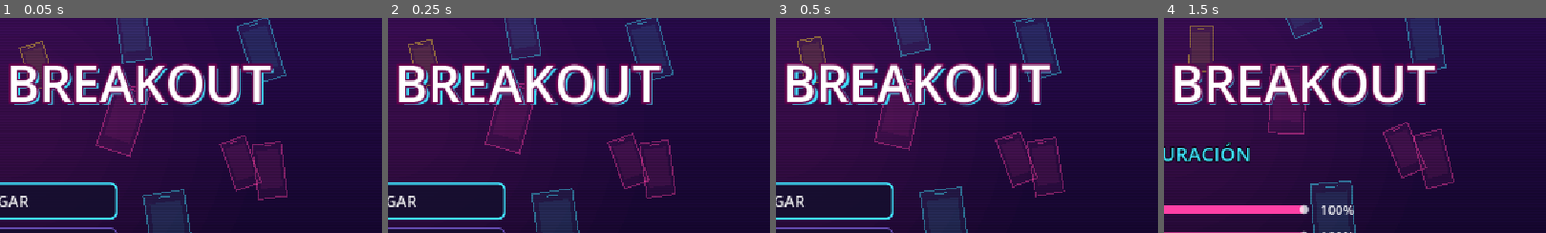
Above: before the commit, frames 1-4 (left to right).
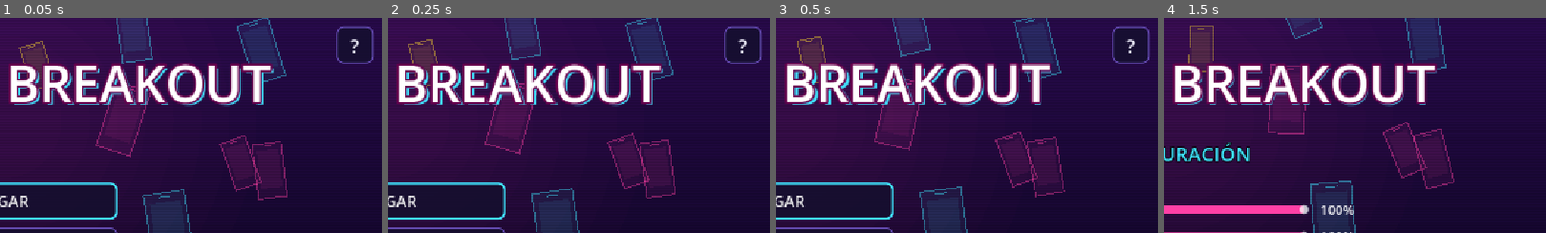
Above: after the commit, the same moments.

Repository: Moon-collab1/Brainrot-Breakout
Game: Godot game, scene res://menu/menu.tscn
The game is run twice, just before and just after one commit, with the same random seed, the same clock (stepped at 60 frames per second) and the same inputs. The engine's default icon, where the game draws it, is replaced by a stand-in: a white triangle on a blue panel in a dark square. Video files are missing from this copy of the repository; at most half a second of black plays in their place.
Inputs:
- Up to frame 1 (0.05 s): no input
- Up to frame 2 (0.25 s): no input
- Up to frame 3 (0.5 s): no input
- Up to frame 4 (1.5 s): click "CONFIGURACIÓN" at 0.5 s; click "Normal (sin filtro)" at 1.25 s
The pictures show only the part of the screen within x 49-99%, y 1-51%; the shares and areas given below are measured in that part.

The runs differ from the first frame. In frame 1, 0.4% of the frame differs, in the area x 88-98%, y 3-22%; in frame 2, 0.4%; in frame 3, 0.4%; in frame 4, nothing differs.

Commit message:
solucion de boton de ayuda

Diff:
--- a/Brainrot-Breakout/autoload/pausa.gd
+++ b/Brainrot-Breakout/autoload/pausa.gd
@@ -62,17 +62,21 @@
 
 func _process(_delta):
 	# el botón "II" solo aparece dentro de una zona y con la pausa cerrada
-	boton_pausa.visible = en_zona() and not abierta
+	boton_pausa.visible = en_zona() and not abierta and not en_victoria()
 	if abierta and not en_zona():
 		cerrar()   # por seguridad, si la escena cambió con la pausa abierta
 
 func _unhandled_input(event):
-	if event.is_action_pressed("ui_cancel") and en_zona():
+	if event.is_action_pressed("ui_cancel") and en_zona() and not en_victoria():
 		if abierta:
 			cerrar()
 		else:
 			abrir()
 		get_viewport().set_input_as_handled()
+
+# La pantalla de victoria (victoria.gd) ya congela el juego: ahí no se abre la pausa
+func en_victoria():
+	return not get_tree().get_nodes_in_group("victoria").is_empty()
 
 # Una zona es cualquier escena con Jugador y HUD (el menú principal no los tiene)
 func en_zona():
--- a/Brainrot-Breakout/menu/menu.gd
+++ b/Brainrot-Breakout/menu/menu.gd
@@ -2,7 +2,7 @@
 
 # Menú principal (escena de inicio, ver project.godot). La interfaz se arma por código para que
 # sea fácil de cambiar. Cada "pantalla" es un VBoxContainer; ir_a(nombre) muestra una y oculta
-# las demás. Pantallas: principal, arcade (elegir zona), ajustes y ranking (leaderboard).
+# las demás. Pantallas: principal, arcade (elegir zona), ajustes, ranking (leaderboard) y ayuda.
 #   JUGAR   -> empieza en la Zona 1 y sigue sola hasta la 6 (modo_arcade = false)
 #   ARCADE  -> juega UNA zona y al terminar vuelve aquí (modo_arcade = true)
 const NOMBRE_JUEGO = "BRAINROT BREAKOUT"
@@ -27,6 +27,7 @@
 var eco
 var t = 0.0
 var cont_ranking   # aquí se dibujan las filas del ranking
+var b_ayuda        # el botón "?" de la esquina
 
 func _ready():
 	MusicaGlobal.reproducir_menu()
@@ -47,8 +48,10 @@
 	pantallas["arcade"] = crear_arcade()
 	pantallas["ajustes"] = crear_ajustes()
 	pantallas["ranking"] = crear_ranking()
+	pantallas["ayuda"] = crear_ayuda()
 	for p in pantallas.values():
 		centro.add_child(p)
+	crear_boton_ayuda()
 	ir_a("principal")
 
 func _process(delta):
@@ -65,6 +68,8 @@
 
 func ir_a(nombre):
 	actual = nombre
+	if b_ayuda != null:
+		b_ayuda.visible = (nombre == "principal")   # el "?" solo se ve en el menú principal
 	for k in pantallas:
 		pantallas[k].visible = (k == nombre)
 	if foco.has(nombre):
@@ -231,6 +236,90 @@
 		l.add_theme_font_size_override("font_size", 16)
 		l.add_theme_color_override("font_color", color)
 		fila.add_child(l)
+	return fila
+
+func crear_boton_ayuda():
+	b_ayuda = Button.new()
+	b_ayuda.text = "?"
+	b_ayuda.tooltip_text = "Ayuda"
+	b_ayuda.custom_minimum_size = Vector2(56, 56)
+	b_ayuda.add_theme_font_size_override("font_size", 30)
+	aplicar_estilo(b_ayuda)
+	b_ayuda.pressed.connect(func(): ir_a("ayuda"))
+	add_child(b_ayuda)
+	b_ayuda.set_anchors_and_offsets_preset(Control.PRESET_TOP_RIGHT)   # pegado a la esquina superior derecha
+	b_ayuda.offset_left = -76.0
+	b_ayuda.offset_right = -20.0
+	b_ayuda.offset_top = 20.0
+	b_ayuda.offset_bottom = 76.0
+
+func crear_ayuda():
+	var v = VBoxContainer.new()
+	v.add_theme_constant_override("separation", 10)
+	v.add_child(crear_subtitulo("AYUDA · CÓMO JUGAR"))
+	var scroll = ScrollContainer.new()
+	scroll.custom_minimum_size = Vector2(640, 290)
+	scroll.horizontal_scroll_mode = ScrollContainer.SCROLL_MODE_DISABLED
+	v.add_child(scroll)
+	var c = VBoxContainer.new()
+	c.add_theme_constant_override("separation", 6)
+	c.custom_minimum_size = Vector2(610, 0)
+	scroll.add_child(c)
+
+	c.add_child(crear_seccion("Objetivo"))
+	c.add_child(crear_parrafo("Estás rodeado de zombis del scroll. Libéralos con tu cachetada de realidad y derrota al jefe de cada zona, sin perder la cabeza con el celular."))
+
+	c.add_child(crear_seccion("Controles · teclado"))
+	c.add_child(crear_fila_control("Flechas", "Moverte"))
+	c.add_child(crear_fila_control("X", "Cachetada: golpea hacia donde miras"))
+	c.add_child(crear_fila_control("Enter / Espacio", "Abrir o cerrar el celular"))
+	c.add_child(crear_fila_control("Esc", "Pausa"))
+
+	c.add_child(crear_seccion("Controles · celular o tablet"))
+	c.add_child(crear_fila_control("Joystick", "Moverte (lado izquierdo)"))
+	c.add_child(crear_fila_control("CACHETADA", "Golpear hacia donde miras"))
+	c.add_child(crear_fila_control("CELULAR", "Abrir o cerrar el celular"))
+	c.add_child(crear_fila_control("Botón II", "Pausa"))
+
+	c.add_child(crear_seccion("El celular"))
+	c.add_child(crear_parrafo("Con el celular abierto recuperas vida, pero la barra de dopamina sube más rápido, te mueves más lento y la pantalla se ve borrosa alrededor de ti. Con el celular cerrado, la dopamina baja poco a poco."))
+
+	c.add_child(crear_seccion("Cómo se pierde"))
+	c.add_child(crear_parrafo("Si la dopamina llega al máximo o tu vida llega a cero, pierdes y reinicias la zona. La clave es abrir el celular solo cuando lo necesitas y cerrarlo a tiempo."))
+
+	c.add_child(crear_seccion("Jefes"))
+	c.add_child(crear_parrafo("Cada 5 oleadas aparece un jefe. Cada uno tiene su propio punto débil: observa sus ataques y busca cómo golpearlo."))
+
+	c.add_child(crear_seccion("Ranking"))
+	c.add_child(crear_parrafo("Al vencer al jefe final escribes tu nombre. El ranking ordena por zombis liberados y, si hay empate, gana quien tardó menos."))
+
+	c.add_child(crear_seccion("Accesibilidad y ajustes"))
+	c.add_child(crear_parrafo("En Ajustes puedes cambiar el volumen, elegir un filtro de color para daltonismo y decidir si el celular muestra videos cortos."))
+
+	var volver = crear_boton("VOLVER", func(): ir_a("principal"), Vector2(250, 50))
+	volver.size_flags_horizontal = Control.SIZE_SHRINK_CENTER
+	v.add_child(volver)
+	foco["ayuda"] = volver
+	return v
+
+func crear_parrafo(texto):
+	var l = Label.new()
+	l.text = texto
+	l.custom_minimum_size = Vector2(600, 0)
+	l.autowrap_mode = TextServer.AUTOWRAP_WORD_SMART
+	l.add_theme_font_size_override("font_size", 18)
+	return l
+
+func crear_fila_control(tecla, desc):
+	var fila = HBoxContainer.new()
+	fila.add_theme_constant_override("separation", 12)
+	var k = crear_etiqueta(tecla, 190)
+	k.add_theme_color_override("font_color", COLOR_ACENTO2)
+	fila.add_child(k)
+	var d = crear_etiqueta(desc, 400)
+	d.autowrap_mode = TextServer.AUTOWRAP_WORD_SMART
+	d.size_flags_horizontal = Control.SIZE_EXPAND_FILL
+	fila.add_child(d)
 	return fila
 
 func crear_fila_volumen(texto, bus):
--- a/Brainrot-Breakout/zona_6/jefe/ataques/victoria.gd
+++ b/Brainrot-Breakout/zona_6/jefe/ataques/victoria.gd
@@ -4,32 +4,42 @@
 # Es un nodo aparte porque el jefe se libera justo después de morir.
 #   1. Congela las oleadas, detiene al jugador (y con él el cronómetro) y guarda el récord.
 #   2. Muestra «¡GANASTE!» en el Banner del HUD y un mensaje propio.
-#   3. Modo JUGAR: pide un nombre y guarda el puntaje en el Leaderboard (libres + tiempo).
+#   3. Modo JUGAR: tras SEG_BANNER segundos congela el juego y abre una pantalla a pantalla
+#      completa con tus datos (libres + tiempo), un campo para el nombre y los botones
+#      GUARDAR (al Leaderboard) y SALTAR (sin guardar).
 #      Modo ARCADE: no hay ranking (solo se jugó una zona); vuelve solo al menú tras 6 s.
 # Siempre termina volviendo al menú principal.
 const SEG_ESPERA = 6.0   # solo en ARCADE: segundos antes de volver al menú
+const SEG_BANNER = 2.0   # solo en JUGAR: cuánto se ve «¡GANASTE!» antes de pedir el nombre
 
-var campo_nombre: LineEdit
+var campo: LineEdit
 var jug
+var libres = 0
+var tiempo = 0.0
+var listo = false   # evita guardar dos veces (botón + Enter)
 
 func _ready():
+	add_to_group("victoria")   # pausa.gd lo usa para no abrir la pausa encima de esta pantalla
 	var zona = get_parent()
 	jug = zona.get_node("Jugador")
 	zona.en_transicion = true   # oleadas.gd deja de lanzar oleadas
 	jug.set_physics_process(false)   # detiene al jugador y el cronómetro de la partida
 	jug.reg.guardar(jug.libres)
+	libres = jug.libres
+	tiempo = Registro.tiempo
 	# El Banner del HUD mide 282x86 (fuente 28): solo cabe "¡GANASTE!". El mensaje largo va en
 	# un Label propio de esta escena (no se toca el HUD) y se borra solo al cambiar de escena.
 	zona.get_node("HUD").mostrar_banner(true, "¡GANASTE!")
 	mostrar_mensaje("Usaste el celular con cuidado")
+	var t = Timer.new()
+	t.one_shot = true
+	add_child(t)
 	if Registro.modo_arcade:
-		var t = Timer.new()
-		t.one_shot = true
-		add_child(t)
-		t.timeout.connect(_reiniciar)
+		t.timeout.connect(salir)
 		t.start(SEG_ESPERA)
 	else:
-		pedir_nombre()
+		t.timeout.connect(pedir_nombre)
+		t.start(SEG_BANNER)
 
 func mostrar_mensaje(texto):
 	var capa = CanvasLayer.new()   # capa propia: no depende del HUD ni del zoom de la cámara
@@ -48,39 +58,64 @@
 	l.offset_top = 104.0
 	l.offset_bottom = 134.0
 
-# Campo de texto + botón para guardar el nombre en el ranking (Enter también guarda)
+# Pantalla completa para guardar el puntaje: datos de la partida, nombre, GUARDAR y SALTAR
 func pedir_nombre():
+	get_tree().paused = true   # se congela el juego mientras se escribe
 	var capa = CanvasLayer.new()
+	capa.layer = 110   # sobre la pausa (100)
+	capa.process_mode = Node.PROCESS_MODE_ALWAYS
 	add_child(capa)
-	var caja = VBoxContainer.new()
-	caja.add_theme_constant_override("separation", 10)
-	capa.add_child(caja)
-	caja.set_anchors_and_offsets_preset(Control.PRESET_CENTER)
-	caja.offset_left = -170.0
-	caja.offset_right = 170.0
-	caja.offset_top = -10.0
-	caja.offset_bottom = 90.0
+	var fondo = ColorRect.new()
+	fondo.color = Color(0.02, 0.01, 0.08, 0.85)
+	capa.add_child(fondo)
+	fondo.set_anchors_and_offsets_preset(Control.PRESET_FULL_RECT)
+	var centro = CenterContainer.new()
+	capa.add_child(centro)
+	centro.set_anchors_and_offsets_preset(Control.PRESET_FULL_RECT)
+	var v = VBoxContainer.new()
+	v.add_theme_constant_override("separation", 14)
+	centro.add_child(v)
+	v.add_child(crear_label("¡GANASTE!", 56))
+	v.add_child(crear_label("Liberados: %d   Tiempo: %s" % [libres, Leaderboard.formato_tiempo(tiempo)], 24))
+	v.add_child(crear_label("Escribe tu nombre para el ranking", 20))
+	campo = LineEdit.new()
+	campo.max_length = Leaderboard.MAX_NOMBRE
+	campo.placeholder_text = "Tu nombre"
+	campo.alignment = HORIZONTAL_ALIGNMENT_CENTER
+	campo.custom_minimum_size = Vector2(380, 56)
+	campo.add_theme_font_size_override("font_size", 24)
+	campo.text_submitted.connect(guardar_nombre)   # Enter también guarda
+	v.add_child(campo)
+	v.add_child(crear_boton("GUARDAR", guardar_nombre))
+	v.add_child(crear_boton("SALTAR", salir))
+	campo.grab_focus()
 
-	campo_nombre = LineEdit.new()
-	campo_nombre.placeholder_text = "Tu nombre"
-	campo_nombre.max_length = Leaderboard.MAX_NOMBRE
-	campo_nombre.alignment = HORIZONTAL_ALIGNMENT_CENTER
-	campo_nombre.add_theme_font_size_override("font_size", 24)
-	campo_nombre.text_submitted.connect(func(_t): guardar_puntaje())
-	caja.add_child(campo_nombre)
+func crear_label(texto, tam):
+	var l = Label.new()
+	l.text = texto
+	l.horizontal_alignment = HORIZONTAL_ALIGNMENT_CENTER
+	l.add_theme_font_size_override("font_size", tam)
+	l.add_theme_color_override("font_outline_color", Color(0, 0, 0, 1))
+	l.add_theme_constant_override("outline_size", 6)
+	return l
 
-	var boton = Button.new()
-	boton.text = "GUARDAR PUNTAJE"
-	boton.add_theme_font_size_override("font_size", 22)
-	boton.pressed.connect(guardar_puntaje)
-	caja.add_child(boton)
-	campo_nombre.grab_focus()
+func crear_boton(texto, accion):
+	var b = Button.new()
+	b.text = texto
+	b.custom_minimum_size = Vector2(380, 56)
+	b.add_theme_font_size_override("font_size", 24)
+	b.pressed.connect(accion)
+	return b
 
-func guardar_puntaje():
+func guardar_nombre(_texto = ""):
+	if listo:
+		return   # evita guardar dos veces si se toca el botón y Enter a la vez
+	listo = true
 	var lb = Leaderboard.new()
-	lb.agregar(campo_nombre.text, jug.libres, Registro.tiempo)
-	_reiniciar()
+	lb.agregar(campo.text, libres, tiempo)   # si el nombre viene vacío, queda "ANONIMO"
+	salir()
 
-func _reiniciar():
+func salir():
+	get_tree().paused = false
 	Registro.libres_inicio = 0   # la próxima partida empieza de cero
 	get_tree().change_scene_to_file(Registro.MENU)
